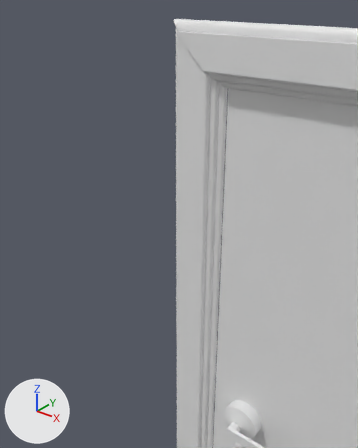
A saved change to the FBX model Assets/Meshes/doors/wood_door.fbx.
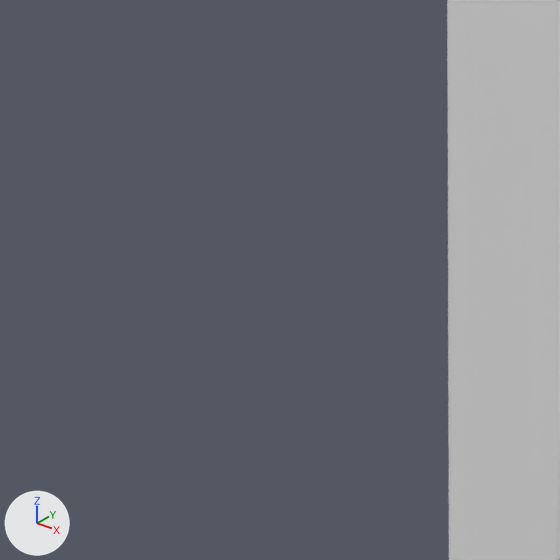
Each version appears first from a 50 mm lens placed at (0.045, -0.849, 1.107), pointed at (-0.678, 0.054, 0.547), and next in a close-up on the part from 21% to 56% of the width and 33% to 61% of the height. The lights are fixed; the arrows at lower left show +X, +Y and +Z. Where no turn or scale is listed for an object, it has been applied to the vertices.

Objects in the first close-up: 'door_frame_vert_2'.
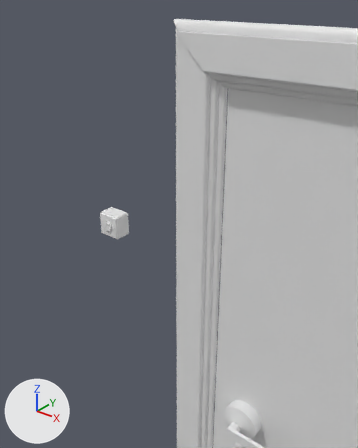
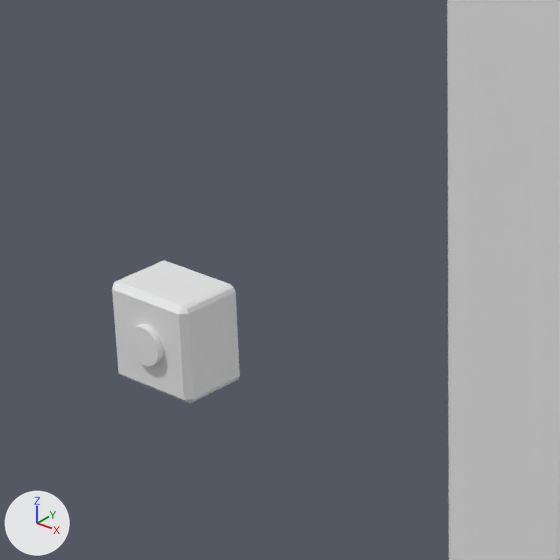
Changed parts and their boxes (x1, y1, x2, y2) in the close-ups (560 x 560 px):
'door_bell_base.001', added: after (112, 260, 240, 403)
'door_bell_button.001', added: after (128, 324, 164, 366)

What changed in the scene script:
```text
Add me_cylinder_008:
    me_cylinder_008.from_pydata(...)  # a 32-sided cylinder along y spanning x -0.0123..0.0123, y -0.0123..0.0123, z -0.0123..0.0123
Add me_cube_015:
    me_cube_015.from_pydata(...)  # 28 vertices, 22 faces; spans x -1.0..1.0, y -1.0..1.21, z -1.0..1.0
Add ob_door_bell_button_001:
    ob_door_bell_button_001 = bpy.data.objects.new('door_bell_button.001', me_cylinder_008)
    ob_door_bell_button_001.location = (-0.8096, -0.0626, 0.5487)
Add ob_door_bell_base_001:
    ob_door_bell_base_001 = bpy.data.objects.new('door_bell_base.001', me_cube_015)
    ob_door_bell_base_001.location = (-0.8101, -0.047, 0.548)
    ob_door_bell_base_001.rotation_euler = (0.0, 3.142, 0.0)  # degrees (0, 180, 0)
    ob_door_bell_base_001.scale = (-0.0312, -0.0191, -0.0312)
```
